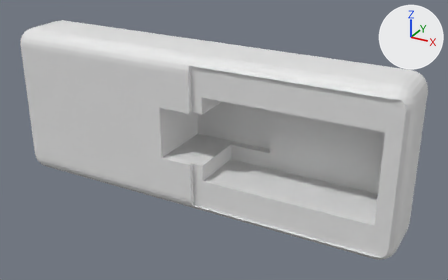
Two versions of the OBJ model code/battery_sim/mjcf/assets/devices/remote_shell_ac_remote.obj, one commit apart.
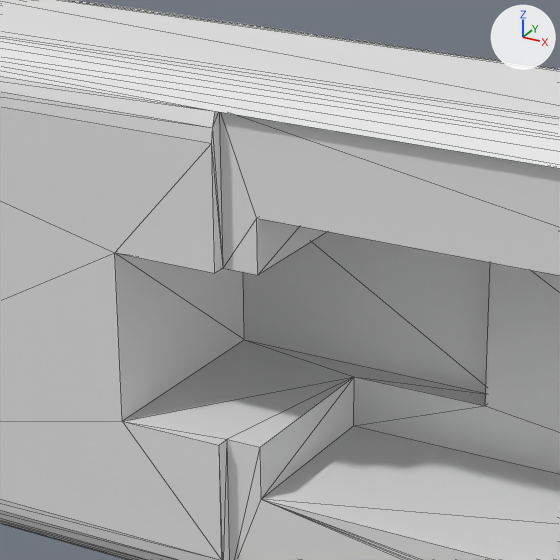
Each version is shown whole from a camera (50 mm lens) standing at (0.1066, -0.1901, 0.0849) and looking at (0.0081, -0.0109, -0.0047), then close up on the part from 28% to 65% of the width and 12% to 71% of the height. Every picture has the same lights, and +X, +Y and +Z are marked at upper right. The last two pictures show the newer version. The close-ups show mesh edges as thin lines. Where no turn or scale is listed for an object, it has been applied to the vertices.

Objects in the first close-up: 'remote_shell_ac_remote'.
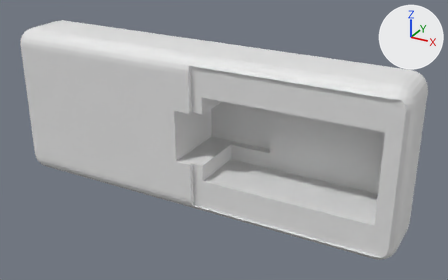
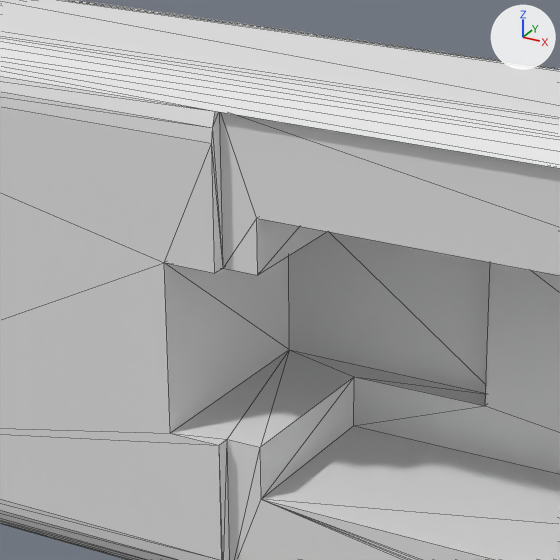
Diff of the bpy script that builds the scene:
```diff
--- a/code/battery_sim/mjcf/assets/devices/remote_shell_ac_remote.obj.py
+++ b/code/battery_sim/mjcf/assets/devices/remote_shell_ac_remote.obj.py
@@ me_remote_shell_ac_remote @@
 me_remote_shell_ac_remote.from_pydata(...)  # 258 vertices, 512 faces; spans x -0.075..0.075, y -0.026..0.0, z -0.029..0.029
 # used by ob_remote_shell_ac_remote; location = (0.0, 0.0, 0.0)
 # before: 28 (-0.009, -0.001, -0.009) at pixel (244, 339), 57 (-0.009, -0.026, -0.009) at pixel (122, 421), 86 (-0.009, -0.001, 0.009), 115 (-0.009, -0.026, 0.01) at pixel (114, 252)
+# me_remote_shell_ac_remote part 1
+for i in [28, 57, 86, 115]: me_remote_shell_ac_remote.vertices[i].co += Vector((0.006, 0.0, 0.0))
```

What differs and where, as boxes (x1, y1, x2, y2) in the close-ups (560 x 560 px; the box of a moved part takes in the faces that stretch with it):
part 1 of me_remote_shell_ac_remote, moved or reshaped: before (0, 107, 490, 560); after (0, 107, 490, 447)
